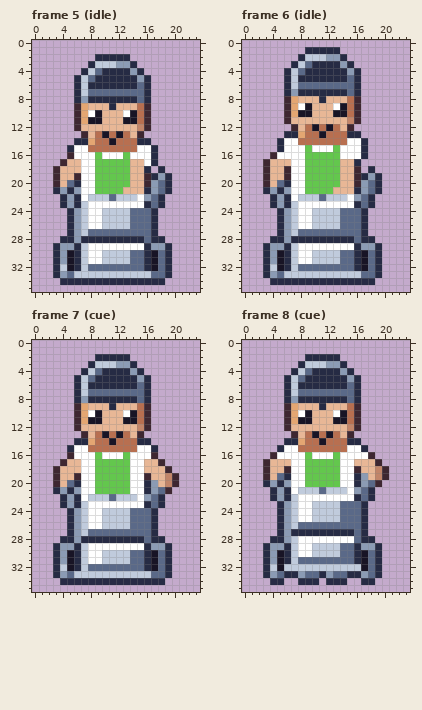
Pixel-art file, stored at art/hood-people/keg-dolly-worker@50.aseprite. That is the earlier state.
24x36 pixels, 10 frames. Shown: frame 5 (idle), frame 6 (idle), frame 7 (cue), frame 8 (cue). The commit also changed other frames, which this record leaves out.
After:
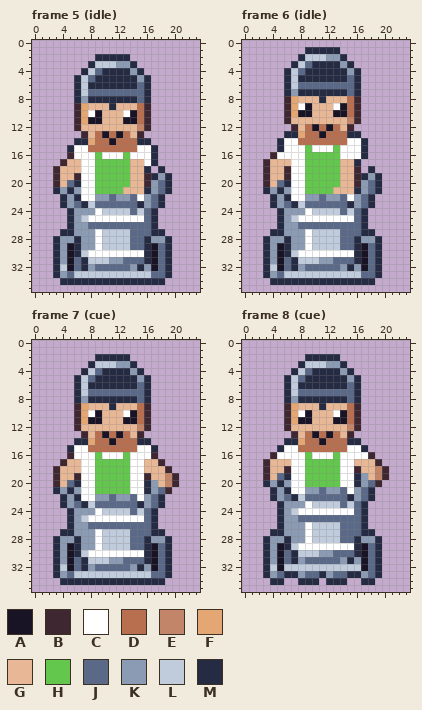
Palette (. is transparent): A #181425  B #3e2731  C #ffffff  D #b86f50  E #c28569  F #e4a672  G #e8b796  H #63c74d  J #5a6988  K #8b9bb4  L #c0cbdc  M #262b44
From the commit log: Clarify the keg dolly load as one cylindrical steel keg
Edits made:
Changed rows in their new state; - is an unchanged pixel.
Frame 5 (idle):
first column x 3:
22 -----CKK-KKJ-----
23 ---JMLJJJJJJMK---
24 ----KK------L----
25 -------CCCCCC----
26 ----KJJJJJJ------
27 -M--KKCLLLL----M-
28 MKKMKKCLLLLJJMKKM
29 --A-KK-LLLLJJ-AJ-
30 -------CCCCCC----
31 ---JMLL-KKJ------
32 ---JMK-----KMK---
Frame 6 (idle): the same change as frame 5 (idle)
Frame 7 (cue): the same change as frame 5 (idle)
Frame 8 (cue):
first column x 3:
21 -----CKK-KKJ-----
22 ---JMLJJJJJJMK---
23 ----KK------L----
24 -------CCCCCC----
25 ----KJJJJJJ------
26 ----KKCLLLL------
27 -M--KKCLLLLJJ--M-
28 MKKMKK-LLLLJJMKKM
29 --A----CCCCCC-AJ-
30 ---JMLL-KKJ------
31 ---JMK-----KMK---
